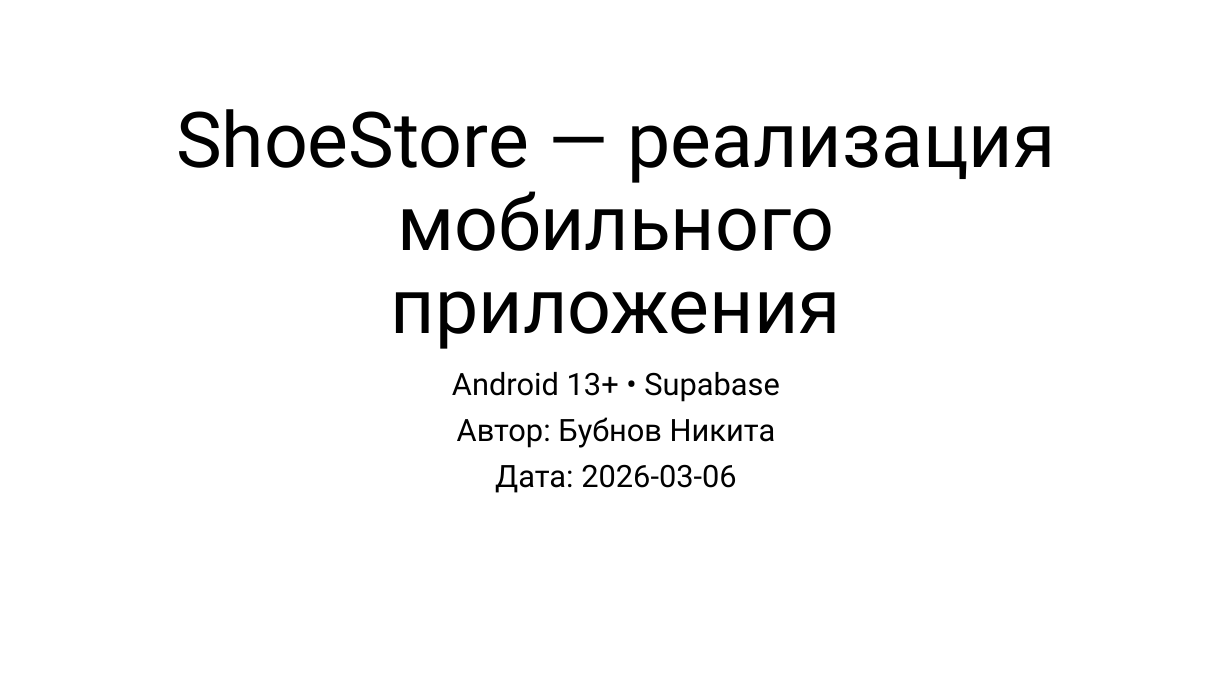
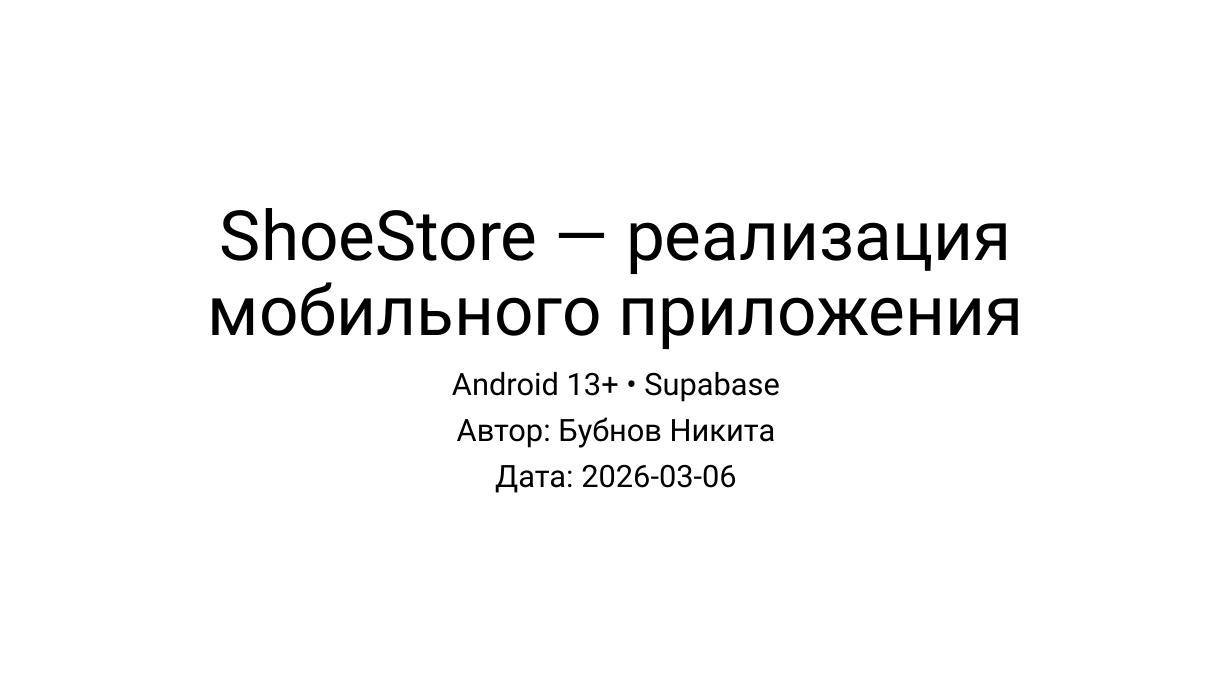
Before and after one commit to parsifal-cxx/store, a slide deck: slide 1 of publication/presentation.pptx. Drawn at 1232x693 pixels with LibreOffice and Linux fonts; fonts in the diff are those of the drawing. Boxes give left, top, right and bottom in pixels: in the first picture for what was removed or moved away, otherwise in the second. Text is boxed around its words. In the diff, an @@ line names an element or a change of style, - is before the commit and + after.

```diff
--- a/publication/presentation.pptx
+++ b/publication/presentation.pptx
@@ title "ShoeStore — реализация мобильного приложения" at [208,208,1024,349]: size 60 to 54 pt @@
```
Also in this commit, not shown: 6 other slides changed, 26 other files.
